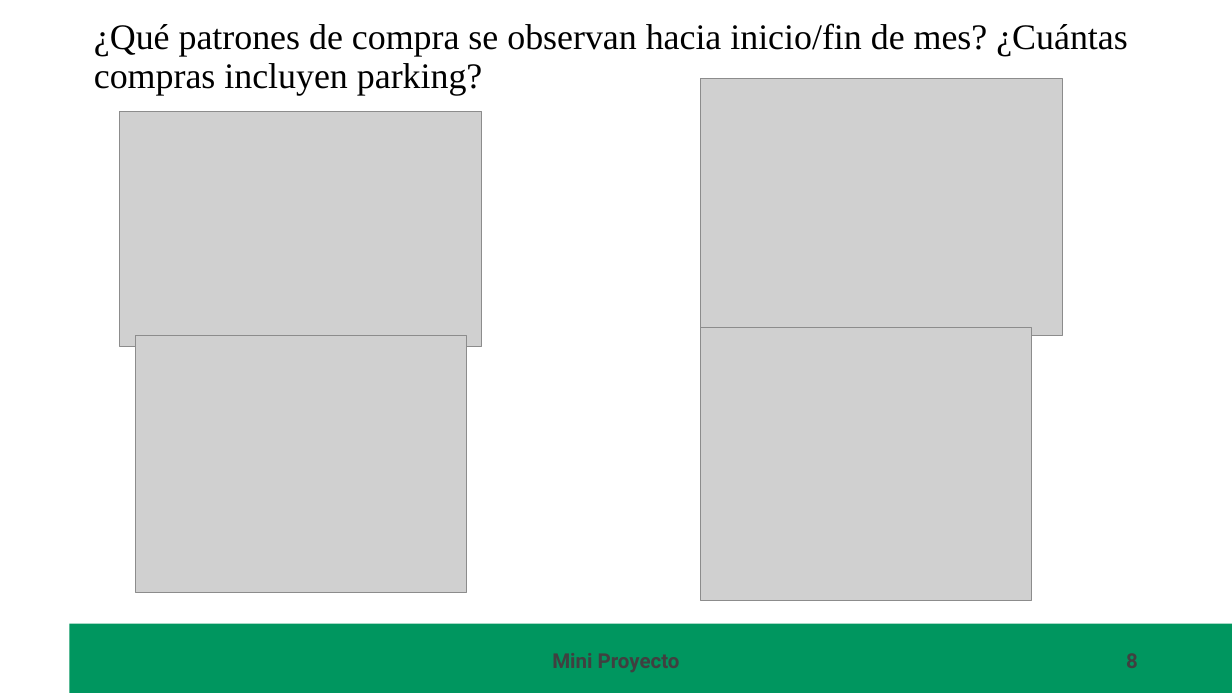
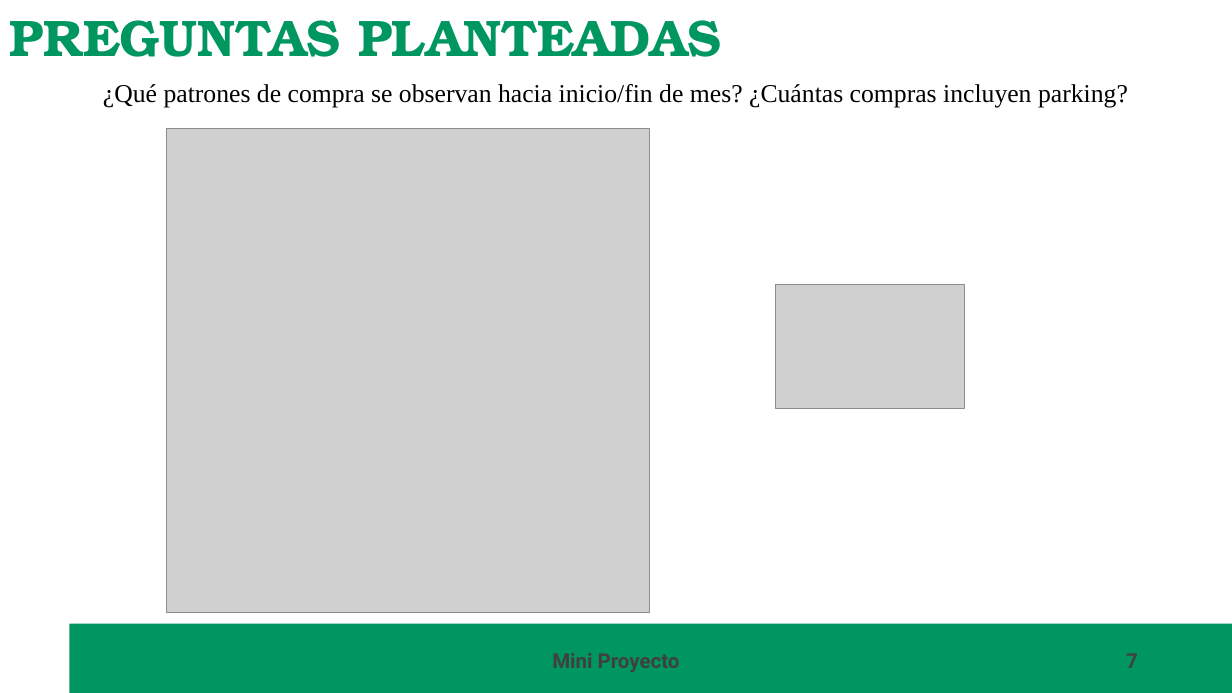
Before and after one commit to carmart4/ProyectoTD2025, a slide deck: slide 7 of presentacion/Presentacion.pptx (slide 8 before the commit). Drawn at 1232x693 pixels with LibreOffice and Linux fonts; fonts in the diff are those of the drawing; grey boxes stand for pictures; background and template pictures are left out. Boxes give left, top, right and bottom in pixels: in the first picture for what was removed or moved away, otherwise in the second. Text is boxed around its words. In the diff, an @@ line names an element or a change of style, - is before the commit and + after.

```diff
--- a/presentacion/Presentacion.pptx
+++ b/presentacion/Presentacion.pptx
@@ text added at <box>9,20,721,57</box>, 40 pt, text #00965F, bold @@
+PREGUNTAS PLANTEADAS
@@ text "¿Qué patrones de compra se ...": place and size @@
-text "¿Qué patrones de compra se ..." at <box>94,23,1128,95</box>
+text "¿Qué patrones de compra se ..." at <box>103,84,1128,107</box>
@@ text "¿Qué patrones de compra se ..." at <box>103,84,1128,107</box>: size 28 to 20 pt; alignment left to centre; line spacing 0.9 to 1 @@
@@ picture removed at <box>701,79,1063,335</box> @@
@@ picture removed at <box>120,112,482,347</box> @@
@@ picture added at <box>166,128,651,613</box> @@
@@ picture added at <box>776,285,965,409</box> @@
@@ picture removed at <box>701,327,1032,600</box> @@
@@ picture removed at <box>135,335,467,592</box> @@
@@ page number at <box>871,642,1148,679</box>: text changed @@
-8
+7
```
Also in this commit, not shown: 12 other slides changed, 1 slide added, 1 slide removed, 1 other file.
